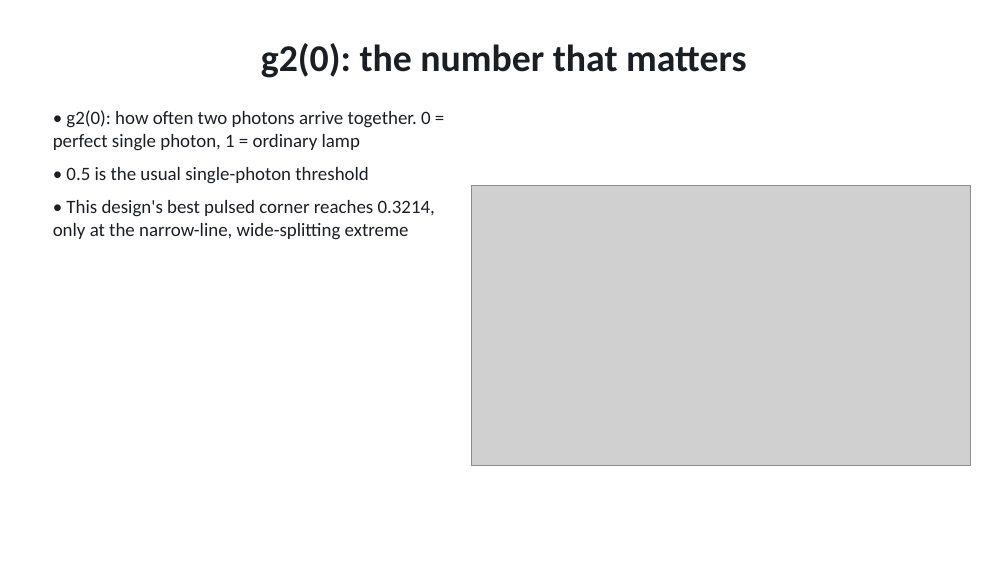
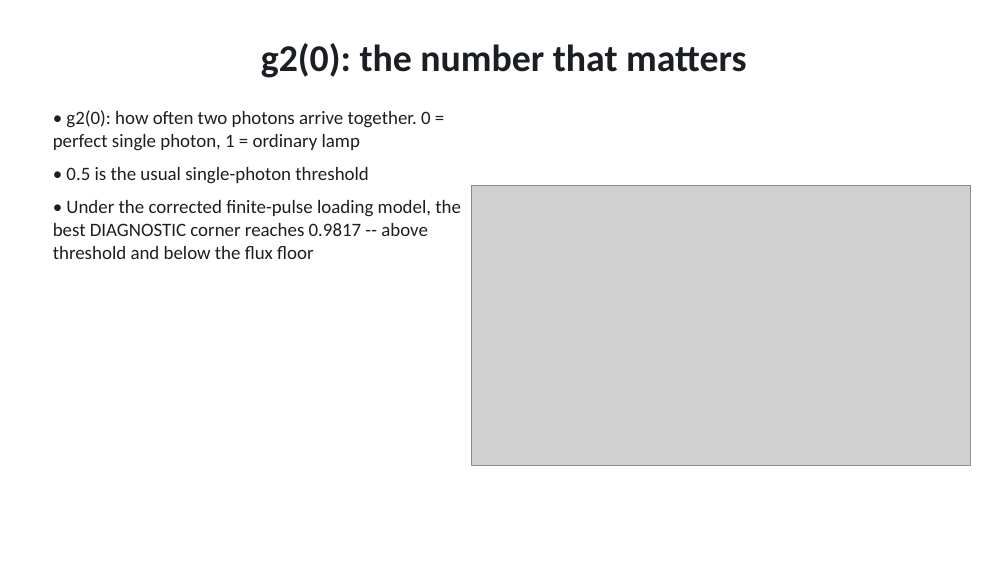
Before and after one commit to Alpharceus/qd-photon-sim, a slide deck: slide 13 of out/presentation/qd_edge_sps.pptx. Drawn at 1008x567 pixels with LibreOffice and Linux fonts; fonts in the diff are those of the drawing; grey boxes stand for pictures. Boxes give left, top, right and bottom in pixels: in the first picture for what was removed or moved away, otherwise in the second. Text is boxed around its words. In the diff, an @@ line names an element or a change of style, - is before the commit and + after.

```diff
--- a/out/presentation/qd_edge_sps.pptx
+++ b/out/presentation/qd_edge_sps.pptx
@@ text at [53, 200, 461, 259]: text changed @@
-• This design's best pulsed corner reaches 0.3214, only at the narrow-line, wide-splitting extreme
+• Under the corrected finite-pulse loading model, the best DIAGNOSTIC corner reaches 0.9817 -- above threshold and below the flux floor
```
Also in this commit, not shown: 5 other slides changed, 22 other files.
